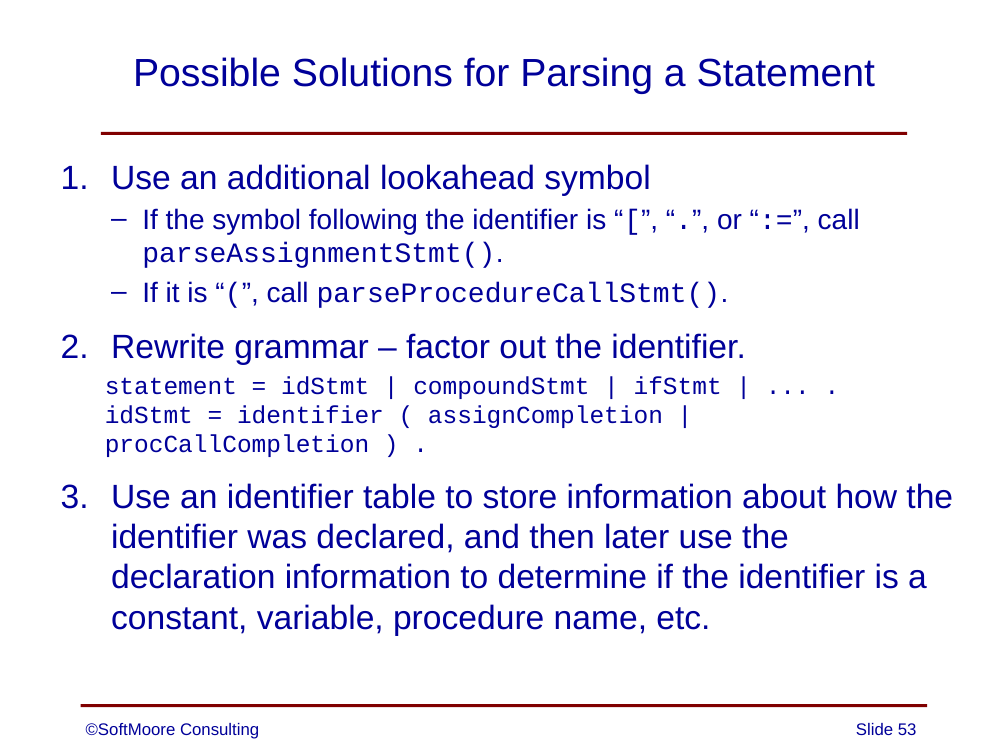
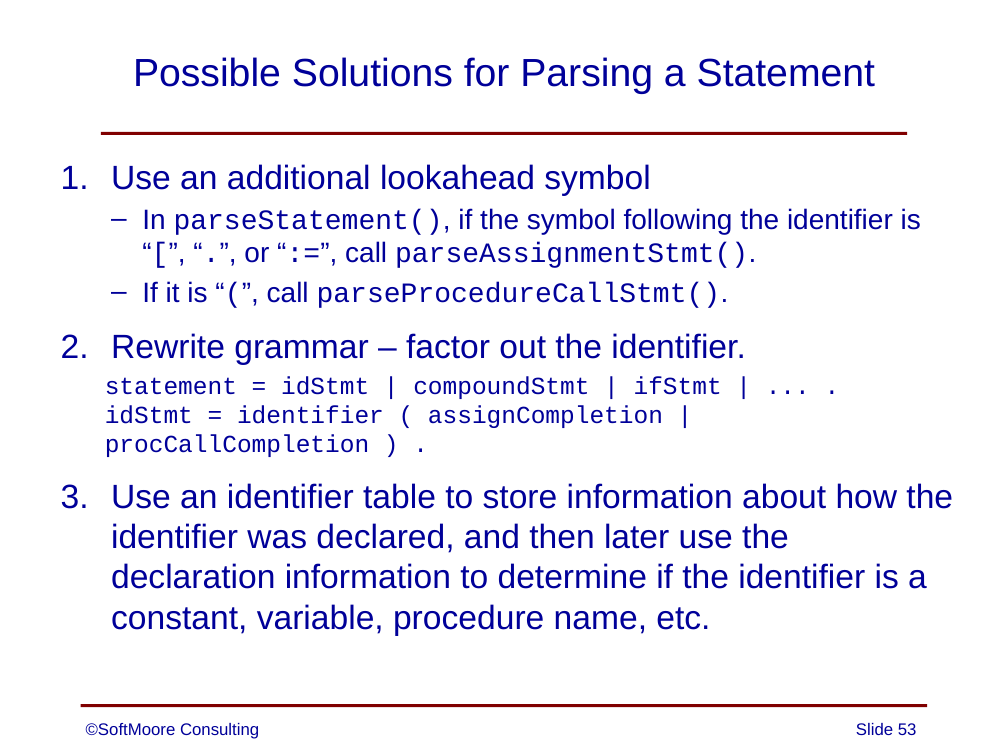
Before and after one commit to SoftMoore/CPRL-Java-3rd, a slide deck: slide 53 of PowerPoints/06 - Syntax Analysis.pptx. Drawn at 1008x756 pixels with LibreOffice and Linux fonts; fonts in the diff are those of the drawing. Boxes give left, top, right and bottom in pixels: in the first picture for what was removed or moved away, otherwise in the second. Text is boxed around its words. In the diff, an @@ line names an element or a change of style, - is before the commit and + after.

```diff
--- a/PowerPoints/06 - Syntax Analysis.pptx
+++ b/PowerPoints/06 - Syntax Analysis.pptx
@@ text at bbox=[142, 208, 921, 268]: text changed @@
-  – If the symbol following the identifier is “[”, “.”, or “:=”, call parseAssignmentStmt().
+  – In parseStatement(), if the symbol following the identifier is
+    “[”, “.”, or “:=”, call parseAssignmentStmt().
```
Also in this commit, not shown: 4 other slides changed.
